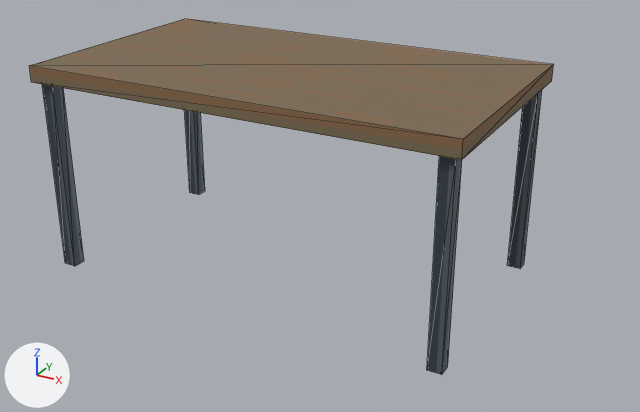
One commit to the glTF model game/assets/models/table.glb: the scene before it, then after it.
Before and after are seen from a camera (50 mm lens) standing at (1.55, -2.62, 1.58) and looking at (0.13, -0.04, 0.28). Arrows for +X, +Y and +Z are at lower left; the lights stay in place. The first picture is the older version. Mesh edges are drawn as thin lines. Where no turn or scale is listed for an object, it has been applied to the vertices. Vertices at exactly the same position are counted once.

The first picture shows 'table mesh'.
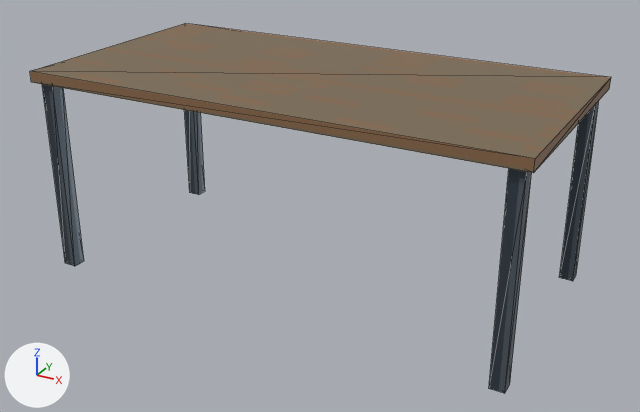
The newer file is also turned or shifted as a whole; pictures and numbers use the older file's frame.

Edits to the bpy script that builds the scene:
```text
Change me_table:
    used by ob_table_mesh; location = (0.0, 0.0, 0.0)
    remove me_table.from_pydata(...)  # 40 vertices, 60 faces; spans x -0.8..0.8, y -0.45..0.45, z 0.0..0.78
    add me_table.from_pydata(...)  # 40 vertices, 60 faces; spans x -0.8..1.0, y -0.45..0.45, z 0.0..0.76
    me_table part 1: the loose piece of 8 vertices spanning x -0.8..0.8, y -0.45..0.45, z 0.72..0.78 is scaled about its middle by (1.12, 1, 0.667), then moved by (0.1, 0.0, -0.01)
    me_table part 2: the loose piece of 8 vertices spanning x 0.73..0.77, y 0.38..0.43, z 0.0..0.72 is moved by (0.2, 0.0, 0.0)
    me_table part 3: the loose piece of 8 vertices spanning x 0.73..0.77, y -0.43..-0.38, z 0.0..0.72 is moved by (0.2, 0.0, 0.0)
```

Changed parts and their boxes [x1, y1, x2, y2] in the pictures (640 x 412 px; the box of a moved part takes in the faces that stretch with it):
'table mesh', reshaped (11% wider): before [29, 19, 554, 375]; after [30, 23, 611, 393]
part 1 of me_table, moved or reshaped: before [29, 19, 554, 160]; after [30, 23, 611, 173]
part 2 of me_table, moved or reshaped: before [507, 90, 542, 269]; after [559, 101, 599, 281]
part 3 of me_table, moved or reshaped: before [427, 156, 462, 375]; after [489, 169, 532, 393]
